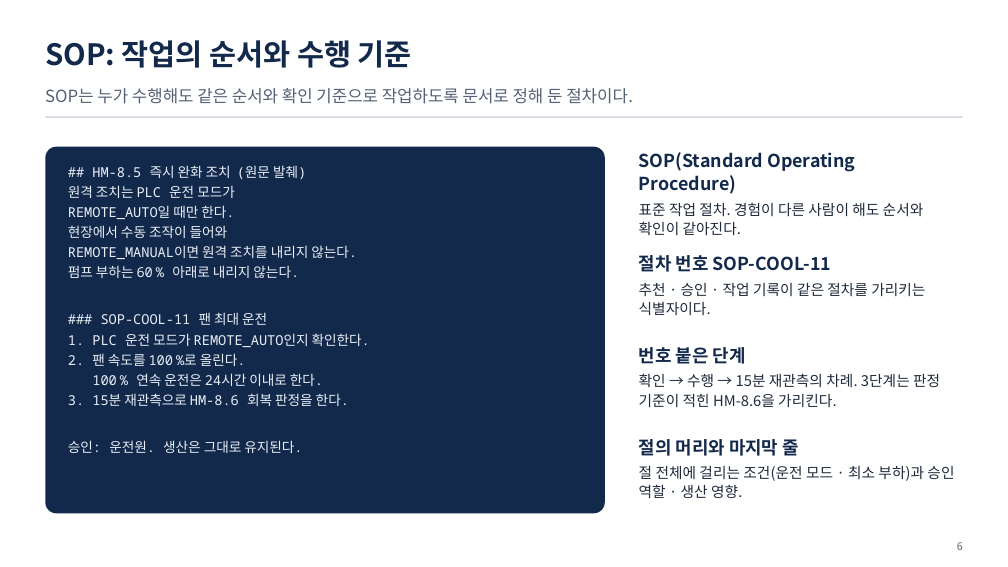
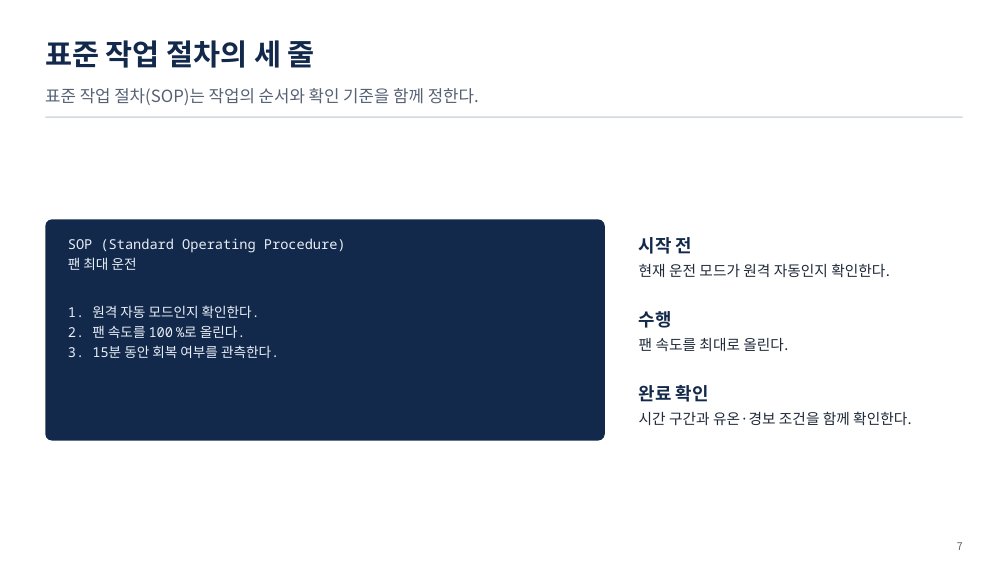
Before and after one commit to uengine-oss/hyd-iot-edu, a slide deck: slide 7 of workspace/강의제작/산출물/통합반/이론/03회차/통합반_03일차.pptx (slide 6 before the commit). Drawn at 1008x567 pixels with LibreOffice and Linux fonts; fonts in the diff are those of the drawing. Boxes give left, top, right and bottom in pixels: in the first picture for what was removed or moved away, otherwise in the second. Text is boxed around its words. In the diff, an @@ line names an element or a change of style, - is before the commit and + after.

```diff
--- a/workspace/강의제작/산출물/통합반/이론/03회차/통합반_03일차.pptx
+++ b/workspace/강의제작/산출물/통합반/이론/03회차/통합반_03일차.pptx
@@ text at [45,40,315,68]: text changed @@
-SOP: 작업의 순서와 수행 기준
+표준 작업 절차의 세 줄
@@ text at [45,88,479,105]: text changed @@
-SOP는 누가 수행해도 같은 순서와 확인 기준으로 작업하도록 문서로 정해 둔 절차이다.
+표준 작업 절차(SOP)는 작업의 순서와 확인 기준을 함께 정한다.
@@ rounded rectangle: place and size @@
-rounded rectangle at [45,147,605,513]
+rounded rectangle at [45,219,605,441]
@@ text "SOP (Standard Operating Procedure)": place and size @@
-text "SOP (Standard Operating Procedure)" at [68,165,370,453]
+text "SOP (Standard Operating Procedure)" at [68,238,346,358]
@@ text at [68,238,346,318]: text changed; font Noto Sans CJK KR to Noto Sans Mono @@
-## HM-8.5 즉시 완화 조치 (원문 발췌)
-원격 조치는 PLC 운전 모드가
-REMOTE_AUTO일 때만 한다.
-현장에서 수동 조작이 들어와
-REMOTE_MANUAL이면 원격 조치를 내리지 않는다.
-펌프 부하는 60 % 아래로 내리지 않는다.
-### SOP-COOL-11 팬 최대 운전
-1. PLC 운전 모드가 REMOTE_AUTO인지 확인한다.
+SOP (Standard Operating Procedure)
+팬 최대 운전
+1. 원격 자동 모드인지 확인한다.
@@ text at [639,237,890,277]: text changed; size 17 to 14 pt; text colour #13294B to #1F2A3A; bold off @@
-SOP(Standard Operating Procedure)
-표준 작업 절차. 경험이 다른 사람이 해도 순서와 확인이 같아진다.
+시작 전
+현재 운전 모드가 원격 자동인지 확인한다.
@@ text at [639,311,788,351]: text changed @@
-절차 번호 SOP-COOL-11
-추천 · 승인 · 작업 기록이 같은 절차를 가리키는 식별자이다.
+수행
+팬 속도를 최대로 올린다.
@@ text at [68,345,279,358]: text changed @@
-100 % 연속 운전은 24시간 이내로 한다.
-3. 15분 재관측으로 HM-8.6 회복 판정을 한다.
-승인: 운전원. 생산은 그대로 유지된다.
+3. 15분 동안 회복 여부를 관측한다.
@@ text at [639,385,911,425]: text changed @@
-번호 붙은 단계
-확인 → 수행 → 15분 재관측의 차례. 3단계는 판정 기준이 적힌 HM-8.6을 가리킨다.
+완료 확인
+시간 구간과 유온·경보 조건을 함께 확인한다.
@@ text removed at [639,435,954,498] @@
-절의 머리와 마지막 줄
-절 전체에 걸리는 조건(운전 모드 · 최소 부하)과 승인 역할 · 생산 영향.
@@ text at [957,542,963,550]: text changed @@
-6
+7
```
Also in this commit, not shown: 27 other slides changed, 21 slides added, 38 slides removed, 13 other files.
